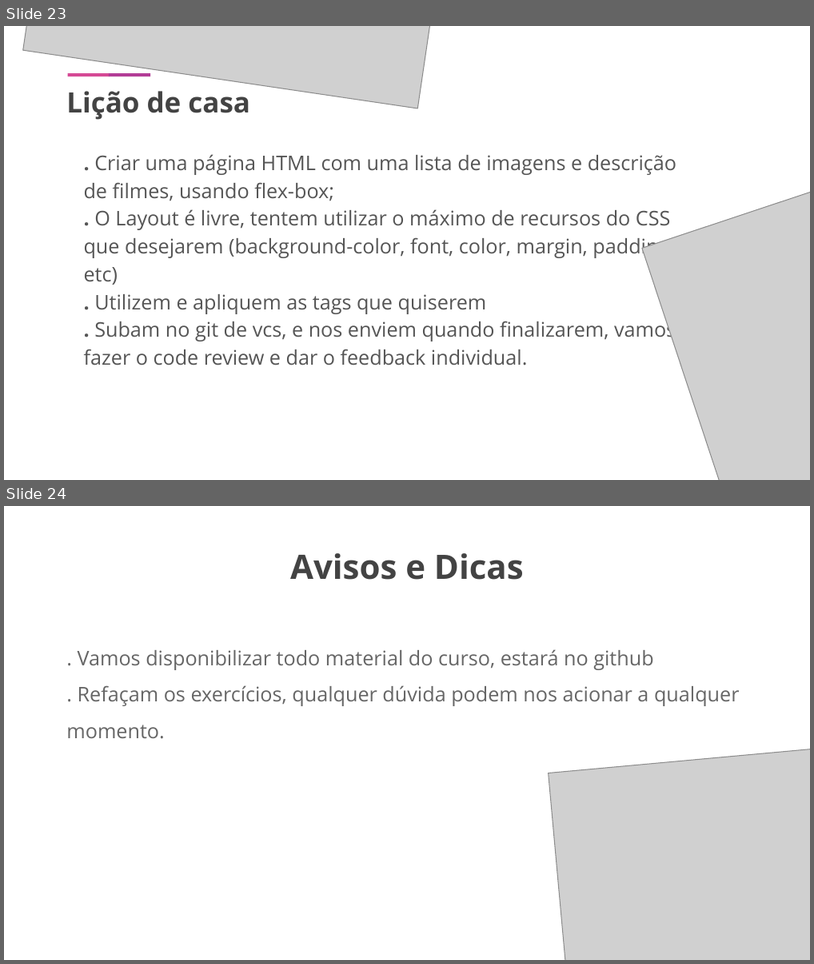
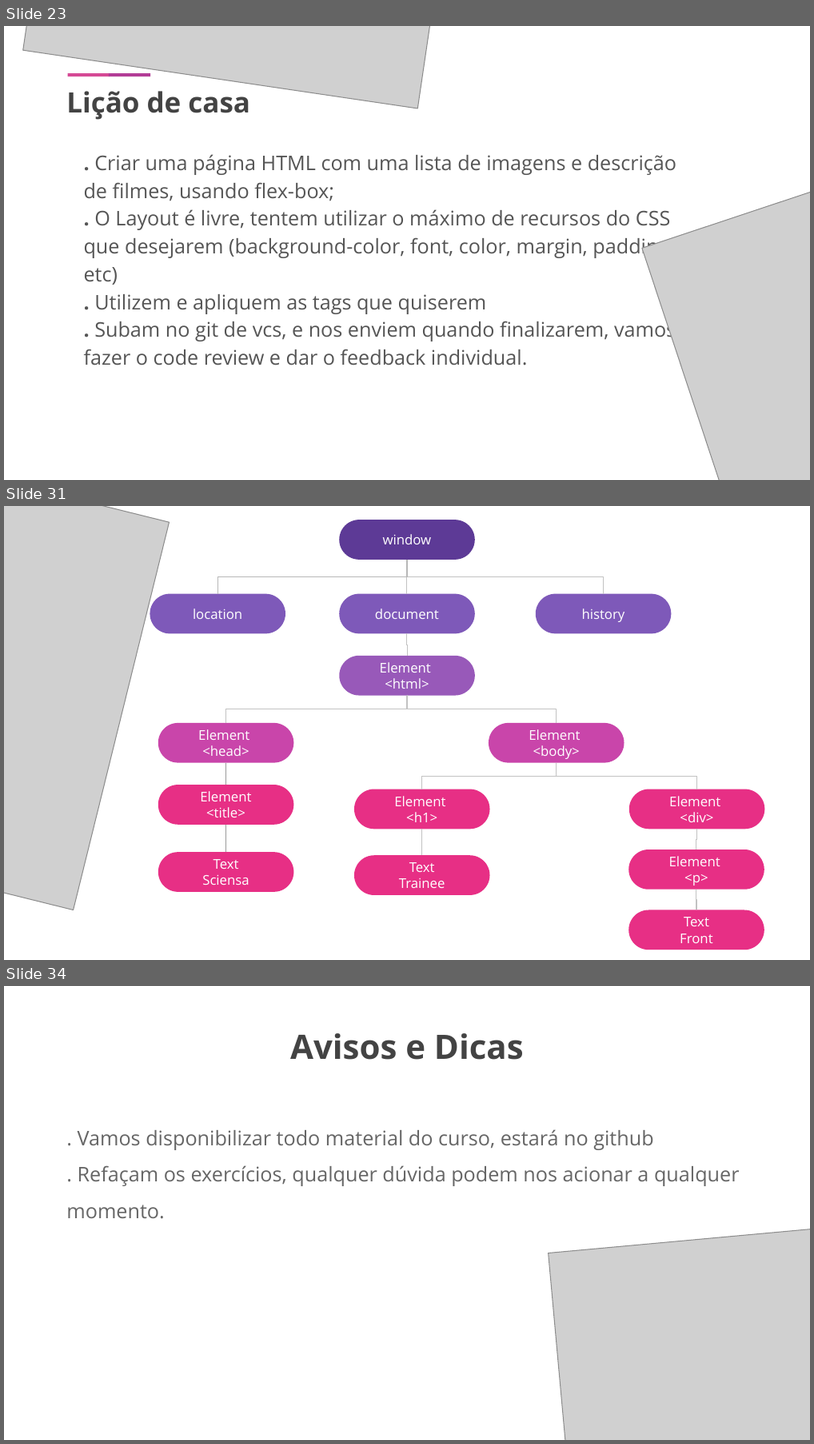
Before and after one commit to kimmikirino/trainees, a slide deck: Front end trainee program.pptx. Shown one above the other, each under a label of ours: slides 23 and 24 before the commit, slides 23, 31 and 34 after it; the slides between them are not shown. The pictures are 814x964 and 814x1444 pixels, drawn with LibreOffice and Linux fonts; fonts in the diff are those of the drawing; grey boxes stand for pictures. Boxes give left, top, right and bottom in pixels: in the first picture for what was removed or moved away, otherwise in the second. Text is boxed around its words. In the diff, an @@ line names an element or a change of style, - is before the commit and + after.

```diff
--- a/Front end trainee program.pptx
+++ b/Front end trainee program.pptx
@@ slide 31 added at [4, 506, 810, 960], background #FFFFFF @@
@@ picture added at [4, 506, 170, 909] @@
@@ rounded rectangle added at [339, 520, 475, 560], fill #5D3A96, 12 pt, text #FFFFFF @@
+window
@@ elbow line added from (218, 594) to (407, 560), #B7B7B7 0.75 pt @@
@@ elbow line added from (407, 560) to (604, 594), #C2C2C2 0.75 pt @@
@@ elbow line added from (407, 594) to (407, 560), #C2C2C2 0.75 pt @@
@@ rounded rectangle added at [150, 594, 286, 633], fill #7E59B9, 12 pt, text #FFFFFF @@
+location
@@ rounded rectangle added at [339, 594, 475, 633], fill #7E59B9, 12 pt, text #FFFFFF @@
+document
@@ rounded rectangle added at [535, 594, 671, 633], fill #7E59B9, 12 pt, text #FFFFFF @@
+history
@@ elbow line added from (407, 633) to (407, 655), #C2C2C2 0.75 pt @@
@@ rounded rectangle added at [339, 655, 475, 695], fill #9859B9, 12 pt, text #FFFFFF @@
+Element
+<html>
@@ elbow line added from (226, 723) to (407, 696), #C2C2C2 0.75 pt @@
@@ elbow line added from (407, 696) to (556, 723), #C2C2C2 0.75 pt @@
@@ rounded rectangle added at [158, 723, 294, 763], fill #C945AA, 12 pt, text #FFFFFF @@
+Element
+<head>
@@ rounded rectangle added at [489, 723, 624, 763], fill #C945AA, 12 pt, text #FFFFFF @@
+Element
+<body>
@@ elbow line added from (226, 784) to (226, 763), #999999 0.75 pt @@
@@ elbow line added from (556, 763) to (422, 789), #C2C2C2 0.75 pt @@
@@ elbow line added from (556, 763) to (698, 789), #C2C2C2 0.75 pt @@
@@ rounded rectangle added at [158, 784, 294, 824], fill #E72F85, 12 pt, text #FFFFFF @@
+Element
+<title>
@@ rounded rectangle added at [354, 789, 490, 828], fill #E72F85, 12 pt, text #FFFFFF @@
+Element
+<h1>
@@ rounded rectangle added at [630, 789, 766, 828], fill #E72F85, 12 pt, text #FFFFFF @@
+Element
+<div>
@@ elbow line added from (226, 824) to (226, 852), #999999 0.75 pt @@
@@ elbow line added from (422, 828) to (422, 855), #C2C2C2 0.75 pt @@
@@ elbow line added from (698, 828) to (697, 849), #C2C2C2 0.75 pt @@
@@ rounded rectangle added at [158, 852, 294, 892], fill #E72F85, 12 pt, text #FFFFFF @@
+Text
+Sciensa
@@ rounded rectangle added at [354, 855, 490, 895], fill #E72F85, 12 pt, text #FFFFFF @@
+Text
+Trainee
@@ rounded rectangle added at [629, 849, 765, 889], fill #E72F85, 12 pt, text #FFFFFF @@
+Element
+<p>
@@ elbow line added from (697, 889) to (697, 910), #C2C2C2 0.75 pt @@
@@ rounded rectangle added at [629, 910, 765, 949], fill #E72F85, 12 pt, text #FFFFFF @@
+Text
+Front
@@ what was slide 24 is now slide 34 @@
```
Also in this commit, not shown: 9 other slides added, 8 other files.
